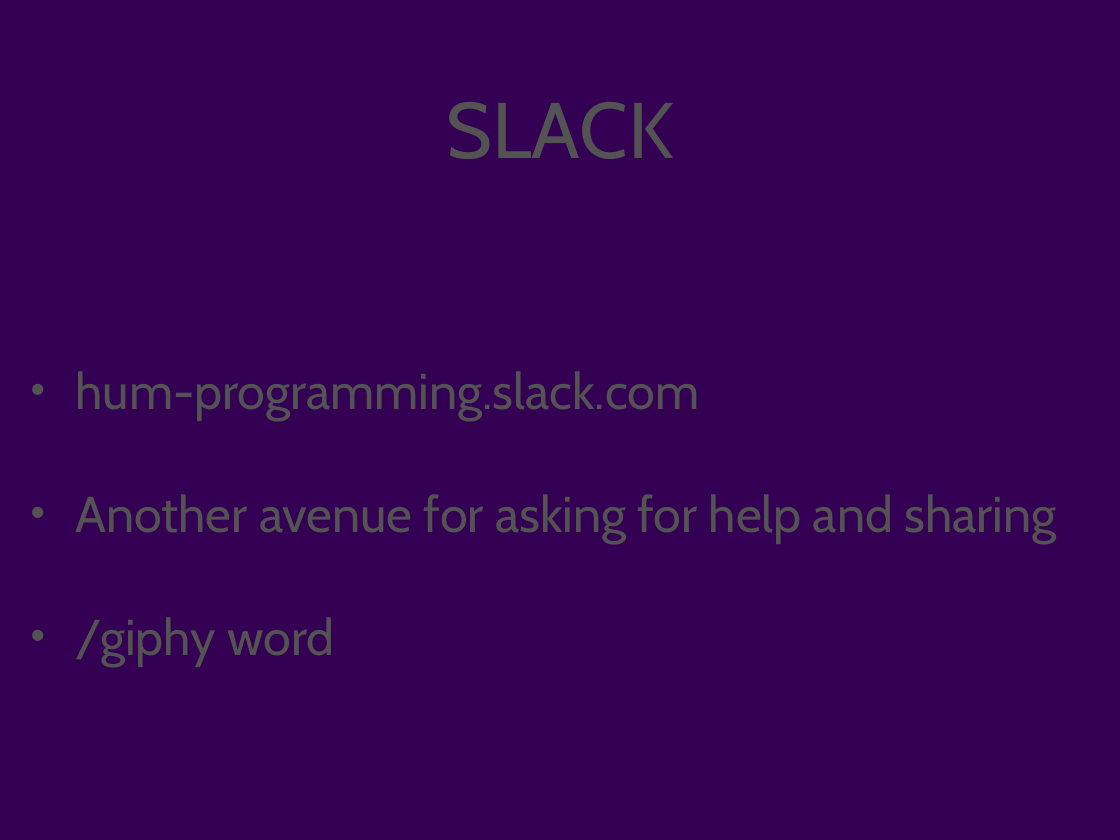
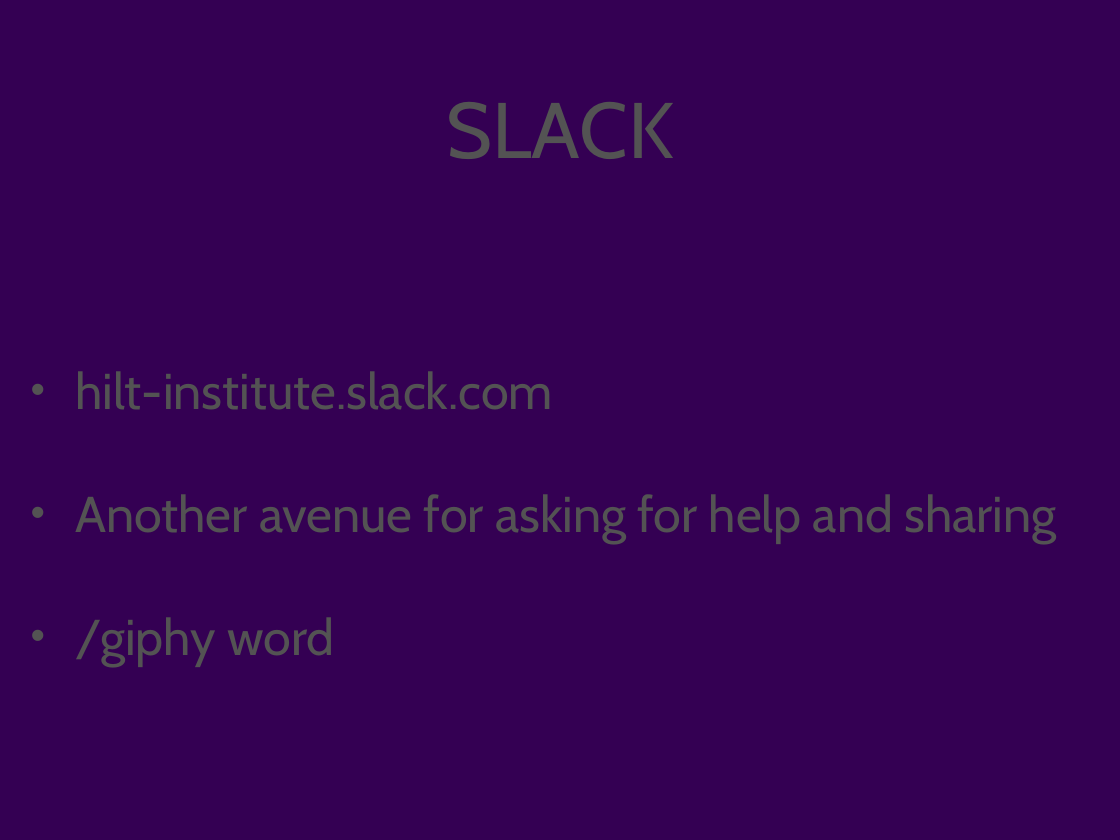
Before and after one commit to humanitiesprogramming/slides, a slide deck: slide 10 of 2017/misc/intro.pptx (slide 9 before the commit). Drawn at 1120x840 pixels with LibreOffice and Linux fonts; fonts in the diff are those of the drawing; background and template pictures are left out. Boxes give left, top, right and bottom in pixels: in the first picture for what was removed or moved away, otherwise in the second. Text is boxed around its words. In the diff, an @@ line names an element or a change of style, - is before the commit and + after.

```diff
--- a/2017/misc/intro.pptx
+++ b/2017/misc/intro.pptx
@@ text at [75, 371, 553, 410]: text changed @@
-• hum-programming.slack.com
+• hilt-institute.slack.com
```
Also in this commit, not shown: 2 other slides changed, 1 slide added, 2 other files.
